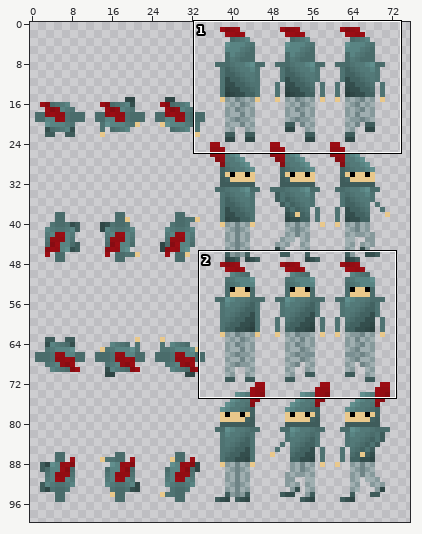
A sprite sheet gets an edit: resources/textures/entity/knights.png. Above, an overview of the earlier version with the close-up marked.
Close-up. Earlier state:
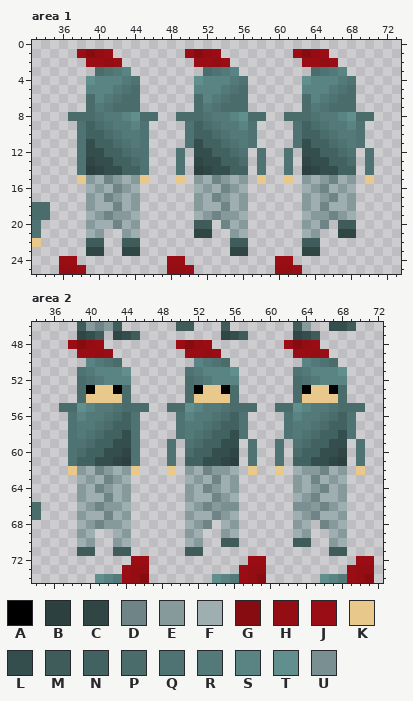
The file is 128x128 pixels. Colours within 5 levels of each other are drawn and written as one. Shown: area 1: x 33..73, y 0..25; area 2: x 34..72, y 46..74. The wide view leaves out empty margins.
Palette (. is transparent): A #000000  B #2b403f  C #2f4645  D #6f8486  E #86999b  F #9faeb0  G #870c12  H #930d13  J #9b0d14  K #e9c88b  L #344e4d  M #3f5c5b  N #426261  P #4a6c6b  Q #4f7372  R #537978  S #598483  T #618f8e  U #7a8f92
Pixels before, area 1, first column x 33:
 1 .....JGHJ........JGHJ........JGHJ.....
 2 ......JJHJ........JJHJ........JJHJ....
 3 .......PQRS........PQRS........PQRS...
 4 ......TSSSRQ......TSSSRQ......TSSSRQ..
 5 ......SSSRQP......SSSRQP......SSSRQP..
 6 ......PSRQPP......PSRQPP......PSRQPP..
 7 ......PRQPPP......PRQPPP......PRQPPP..
 8 ....PPPQRRSTPP..PPPQRRSTPP..PPPQRRSTPP
 9 .....QNPQRRSQ....QNPQRRSQ....QNPQRRSQ.
10 .....QNNPQRRQ....QNNPQRRQ....QNNPQRRQ.
11 .....QLNNPQRQ....QLNNPQRQ....QLNNPQRQ.
12 .....QLLNNPQQ...Q.LLNNPQ.Q..Q.LLNNPQ.Q
13 .....QCLLNNPQ...Q.CLLNNP.Q..Q.CLLNNP.Q
14 .....QBCLLNNQ...Q.BCLLNN.Q..Q.BCLLNN.Q
15 .....KEFDEFEK...K.EFDEFE.K..K.EFEDFE.K
16 ......FEFDEF......FEFDEF......FEDFEF..
17 ......EFDEFE......EFDEFE......EFEDFE..
18 PP....EFFDFE......EFFDFE......EFDFFE..
19 PP....FEDEEF......FEDEEF......FEEDEF..
20 Q.....EFFDFE......MM.DFE......EFD.MM..
21 Q.....FE..EF......CC..EF......FE..CC..
22 K.....MM..MM..........MM......MM......
23 ......CC..CC..........CC......CC......
24 ...JJ..........JJ..........JJ.........
25 ...HHJ.........HHJ.........HHJ........
Pixels before, area 2, first column x 34:
46 .....MEDEM......MM...M.......ME..LLM..
47 .....CLM.CLM.........CLM.....CLM......
48 ....JGHJ........JGHJ........JGHJ......
49 .....JJHJ........JJHJ........JJHJ.....
50 ......SRQP........SRQP........SRQP....
51 .....QRSSST......QRSSST......QRSSST...
52 .....PQRSSS......PQRSSS......PQRSSS...
53 .....PAKKAP......PAKKAP......PAKKAP...
54 .....PKKKKP......PKKKKP......PKKKKP...
55 ...PPTSRRQPPP..PPTSRRQPPP..PPTSRRQPPP.
56 ....QSRRQPNQ....QSRRQPNQ....QSRRQPNQ..
57 ....QRRQPNNQ....QRRQPNNQ....QRRQPNNQ..
58 ....QRQPNNLQ....QRQPNNLQ....QRQPNNLQ..
59 ....QQPNNLLQ...Q.QPNNLL.Q..Q.QPNNLL.Q.
60 ....QPNNLLCQ...Q.PNNLLC.Q..Q.PNNLLC.Q.
61 ....QNNLLCBQ...Q.NNLLCB.Q..Q.NNLLCB.Q.
62 ....KEFDEFEK...K.EFDEEF.K..K.FEEDFE.K.
63 .....FEFDEF......FEFDFE......EFDFEF...
64 .....EFDEFE......EFDEFE......EFEDFE...
65 .....EFFDFE......EFFDEF......FEDFFE...
66 P....FEDEEF......FEDEUU......UUEDEF...
67 P....EFFDFE......EFFDEF......FEDFFE...
68 .....FEDEEF......FED.FE......EF.DEF...
69 .....EF..FE......EF..EF......FE..FE...
70 .....FE..EF......FE..MM......MM..EF...
71 .....MM..MM......MM..............MM...
72 ...........JJ...........JJ..........JJ
73 ..........JHH..........JHH.........JHH
74 .......TSRJHG.......TSRJHG......TSRJHG
After:
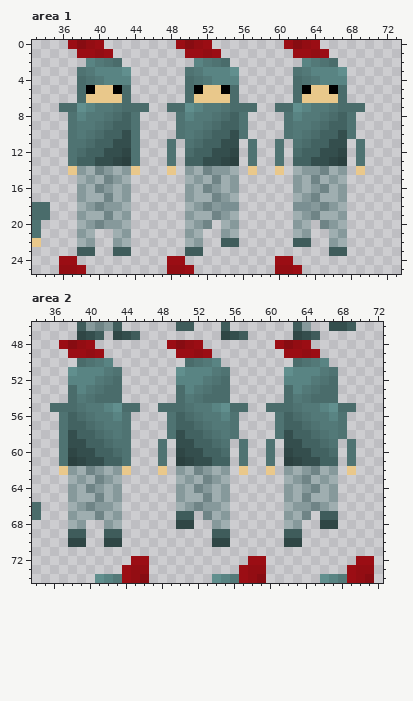
Edits made:
Area 1:
y 0: x 37..40 .... -> JGHJ; x 49..52 .... -> JGHJ; x 61..64 .... -> JGHJ
y 1: x 39 G -> J; x 51 G -> J; x 63 G -> J
y 2: x 39..42 JJHJ -> SRQP; x 51..54 JJHJ -> SRQP; x 63..66 JJHJ -> SRQP
y 3: x 38..43 ..PQRS -> QRSSST; x 50..55 ..PQRS -> QRSSST; x 62..67 ..PQRS -> QRSSST
y 4: x 38..40 .TS -> PQR; x 43..44 RQ -> S.; x 50..52 .TS -> PQR; x 55..56 RQ -> S.; x 62..64 .TS -> PQR; x 67..68 RQ -> S.
y 5: x 38..44 .SSSRQP -> PAKKAP.; x 50..56 .SSSRQP -> PAKKAP.; x 62..68 .SSSRQP -> PAKKAP.
y 6: x 38..42 .PSRQ -> PKKKK; x 44 P -> .; x 50..54 .PSRQ -> PKKKK; x 56 P -> .; x 62..66 .PSRQ -> PKKKK; x 68 P -> .
y 7: x 36..39 ...P -> PPTS; x 41..42 QP -> RQ; x 45 . -> P; x 48..51 ...P -> PPTS; x 53..54 QP -> RQ; x 57 . -> P; x 60..63 ...P -> PPTS; x 65..66 QP -> RQ; x 69 . -> P
y 8: x 37..46 PPPQRRSTPP -> QSRRQPNQ..; x 49..58 PPPQRRSTPP -> QSRRQPNQ..; x 61..70 PPPQRRSTPP -> QSRRQPNQ..
y 9: x 37..45 .QNPQRRSQ -> QRRQPNNQ.; x 49..57 .QNPQRRSQ -> QRRQPNNQ.; x 61..69 .QNPQRRSQ -> QRRQPNNQ.
y 10: x 37..45 .QNNPQRRQ -> QRQPNNLQ.; x 49..57 .QNNPQRRQ -> QRQPNNLQ.; x 61..69 .QNNPQRRQ -> QRQPNNLQ.
y 11: x 37 . -> Q; x 39 L -> P; x 42..45 PQRQ -> LLQ.; x 48 . -> Q; x 51 L -> P; x 54..56 PQR -> LL.; x 60 . -> Q; x 63 L -> P; x 66..68 PQR -> LL.
y 12: x 37..43 .QLLNNP -> QPNNLLC; x 45 Q -> .; x 48..58 .Q.LLNNPQ.Q -> Q.PNNLLC.Q.; x 60..70 .Q.LLNNPQ.Q -> Q.PNNLLC.Q.
y 13: x 37..39 .QC -> QNN; x 42..45 NNPQ -> CBQ.; x 48..51 .Q.C -> Q.NN; x 54..58 NNP.Q -> CB.Q.; x 60..63 .Q.C -> Q.NN; x 66..70 NNP.Q -> CB.Q.
y 14: x 37..45 .QBCLLNNQ -> KEFDEFEK.; x 48..58 .Q.BCLLNN.Q -> K.EFDEEF.K.; x 60..70 .Q.BCLLNN.Q -> K.FEEDFE.K.
y 15: x 38 K -> F; x 44..45 EK -> ..; x 49..50 K. -> .F; x 54..56 EFE -> FE.; x 58 K -> .; x 61..66 K.EFED -> .EFDFE; x 68 E -> .; x 70 K -> .
y 16: x 38 . -> E; x 40..42 EFD -> DEF; x 44 F -> .; x 50 . -> E; x 52..54 EFD -> DEF; x 56 F -> .; x 62 . -> E; x 68 F -> .
y 17: x 38..39 .E -> EF; x 42..44 EFE -> FE.; x 50..51 .E -> EF; x 56 E -> .; x 62 . -> F; x 64..68 FEDFE -> DFFE.
y 18: x 38 . -> F; x 40..42 FFD -> DEE; x 44 E -> .; x 50 . -> F; x 52..56 FFDFE -> DEUU.; x 62..64 .EF -> UUE; x 66 F -> E; x 68 E -> .
y 19: x 38 . -> E; x 40 E -> F; x 42 E -> F; x 44 F -> .; x 50 . -> E; x 52 E -> F; x 55..56 EF -> F.; x 62..66 .FEED -> FEDFF; x 68 F -> .
y 20: x 38 . -> F; x 40..42 FFD -> DEE; x 44 E -> .; x 50..52 .MM -> FED; x 54..56 DFE -> FE.; x 62..64 .EF -> EF.; x 66..68 .MM -> EF.
y 21: x 38 . -> E; x 40 E -> .; x 42 . -> F; x 44 F -> .; x 50..52 .CC -> EF.; x 54..56 .EF -> EF.; x 62..64 .FE -> FE.; x 66..68 .CC -> FE.
y 22: x 38..40 .MM -> FE.; x 42..44 .MM -> EF.; x 50..51 .. -> FE; x 54 . -> M; x 56 M -> .; x 62 . -> M; x 64 M -> .; x 66..67 .. -> EF
y 23: x 38..40 .CC -> MM.; x 42..44 .CC -> MM.; x 50..51 .. -> MM; x 55..56 CC -> ..; x 63..64 CC -> ..; x 66..67 .. -> MM
Area 2:
y 48: x 37..41 .JGHJ -> JGHJ.; x 49..53 .JGHJ -> JGHJ.; x 61..65 .JGHJ -> JGHJ.
y 49: x 38 . -> J; x 40..42 JHJ -> HJ.; x 50 . -> J; x 52..54 JHJ -> HJ.; x 62 . -> J; x 64..66 JHJ -> HJ.
y 50: x 39..40 .S -> PQ; x 42..43 QP -> S.; x 51..52 .S -> PQ; x 54..55 QP -> S.; x 63..64 .S -> PQ; x 66..67 QP -> S.
y 51: x 38..40 .QR -> TSS; x 42..44 SST -> RQ.; x 50..52 .QR -> TSS; x 54..56 SST -> RQ.; x 62..64 .QR -> TSS; x 66..68 SST -> RQ.
y 52: x 38..40 .PQ -> SSS; x 42..44 SSS -> QP.; x 50..52 .PQ -> SSS; x 54..56 SSS -> QP.; x 62..64 .PQ -> SSS; x 66..68 SSS -> QP.
y 53: x 38..44 .PAKKAP -> PSRQPP.; x 50..56 .PAKKAP -> PSRQPP.; x 62..68 .PAKKAP -> PSRQPP.
y 54: x 38..44 .PKKKKP -> PRQPPP.; x 50..56 .PKKKKP -> PRQPPP.; x 62..68 .PKKKKP -> PRQPPP.
y 55: x 36 . -> P; x 39..40 TS -> QR; x 42..43 RQ -> ST; x 46 P -> .; x 48 . -> P; x 51..52 TS -> QR; x 54..55 RQ -> ST; x 58 P -> .; x 60 . -> P; x 63..64 TS -> QR; x 66..67 RQ -> ST; x 70 P -> .
y 56: x 37..40 .QSR -> QNPQ; x 42..45 QPNQ -> RSQ.; x 49..52 .QSR -> QNPQ; x 54..57 QPNQ -> RSQ.; x 61..64 .QSR -> QNPQ; x 66..69 QPNQ -> RSQ.
y 57: x 37..40 .QRR -> QNNP; x 42..45 PNNQ -> RRQ.; x 49..52 .QRR -> QNNP; x 54..57 PNNQ -> RRQ.; x 61..64 .QRR -> QNNP; x 66..69 PNNQ -> RRQ.
y 58: x 37..40 .QRQ -> QLNN; x 42..45 NNLQ -> QRQ.; x 49..52 .QRQ -> QLNN; x 54..57 NNLQ -> QRQ.; x 61..64 .QRQ -> QLNN; x 66..69 NNLQ -> QRQ.
y 59: x 37..40 .QQP -> QLLN; x 42..45 NLLQ -> PQQ.; x 48..52 .Q.QP -> Q.LLN; x 54..58 NLL.Q -> PQ.Q.; x 60..64 .Q.QP -> Q.LLN; x 66..70 NLL.Q -> PQ.Q.
y 60: x 37..40 .QPN -> QCLL; x 42..45 LLCQ -> NPQ.; x 48..52 .Q.PN -> Q.CLL; x 54..58 LLC.Q -> NP.Q.; x 60..64 .Q.PN -> Q.CLL; x 66..70 LLC.Q -> NP.Q.
y 61: x 37..40 .QNN -> QBCL; x 42..45 LCBQ -> NNQ.; x 48..52 .Q.NN -> Q.BCL; x 54..58 LCB.Q -> NN.Q.; x 60..64 .Q.NN -> Q.BCL; x 66..70 LCB.Q -> NN.Q.
y 62: x 37..45 .KEFDEFEK -> KEFDEFEK.; x 48..54 .K.EFDE -> K.EFDEF; x 56..58 F.K -> .K.; x 60..62 .K. -> K.E; x 65..70 EDFE.K -> DFE.K.
y 63: x 38..44 .FEFDEF -> FEFDEF.; x 50..54 .FEFD -> FEFDE; x 56 E -> .; x 62 . -> F; x 64..68 FDFEF -> DFEF.
y 64: x 38..44 .EFDEFE -> EFDEFE.; x 50..56 .EFDEFE -> EFDEFE.; x 62..68 .EFEDFE -> EFEDFE.
y 65: x 38..39 .E -> EF; x 41..44 FDFE -> DFE.; x 50..51 .E -> EF; x 53..54 FD -> DF; x 56 F -> .; x 62 . -> E; x 64..65 ED -> DF; x 67..68 FE -> E.
y 66: x 38..41 .FED -> FEDE; x 43..44 EF -> F.; x 50..53 .FED -> FEDE; x 55..56 UU -> F.; x 62..68 .UUEDEF -> FEEDEF.
y 67: x 38..39 .E -> EF; x 41..44 FDFE -> DFE.; x 50..54 .EFFD -> MM.DF; x 56 F -> .; x 62 . -> E; x 64..68 EDFFE -> D.MM.
y 68: x 38..41 .FED -> FE..; x 43..44 EF -> F.; x 50..54 .FED. -> CC..E; x 56 E -> .; x 62 . -> F; x 64 F -> .; x 66..68 DEF -> CC.
y 69: x 38..40 .EF -> MM.; x 42..44 .FE -> MM.; x 51..52 EF -> ..; x 54..56 .EF -> MM.; x 62..64 .FE -> MM.; x 67..68 FE -> ..
y 70: x 38..40 .FE -> CC.; x 42..44 .EF -> CC.; x 51..52 FE -> ..; x 54..56 .MM -> CC.; x 62..64 .MM -> CC.; x 67..68 EF -> ..
y 71: x 39..40 MM -> ..; x 43..44 MM -> ..; x 51..52 MM -> ..; x 67..68 MM -> ..
Boxes around the changes in both close-ups, in picture pixels (x1, y1, x2, y2):
changed: (59, 40, 374, 256)
changed: (50, 340, 365, 556)
